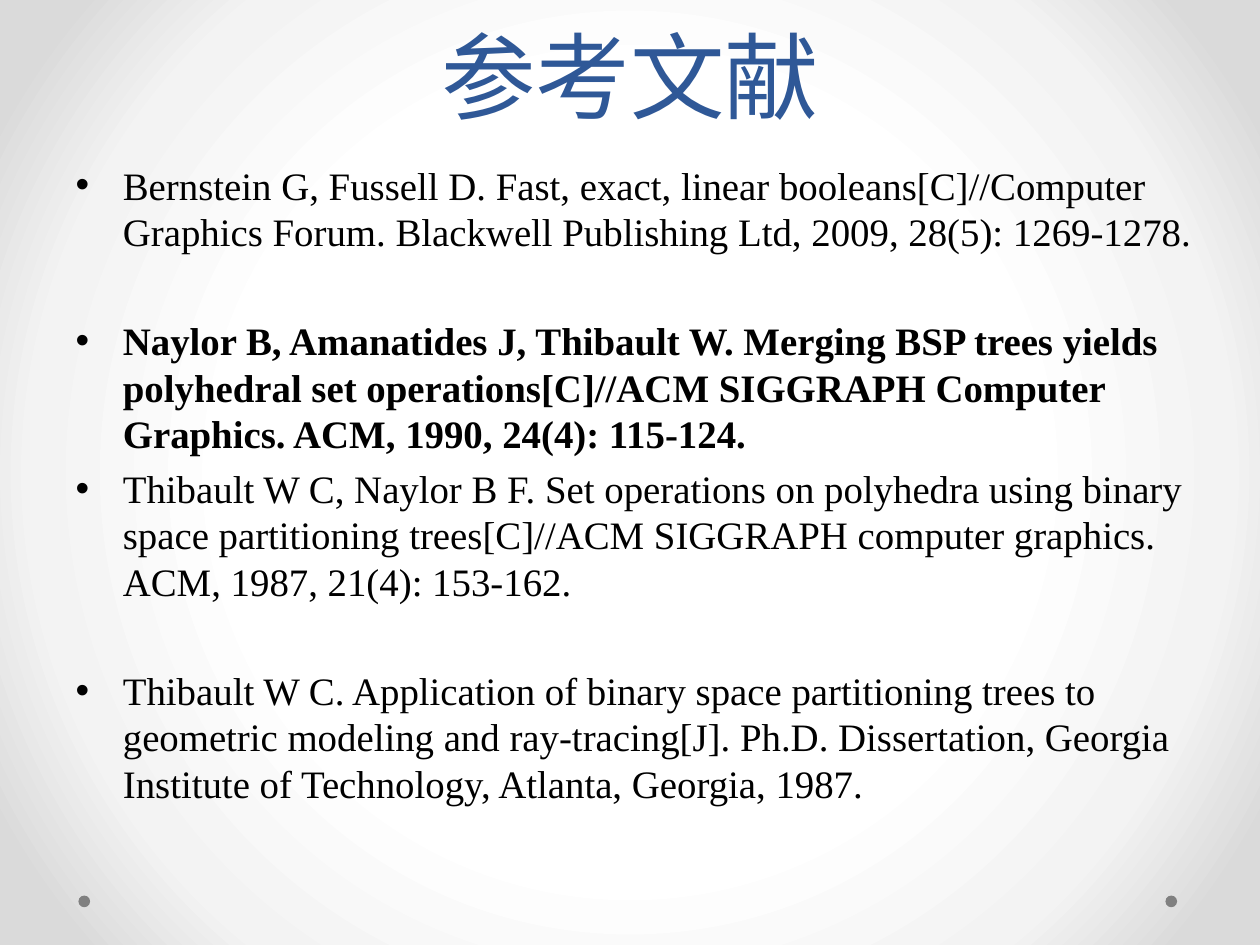
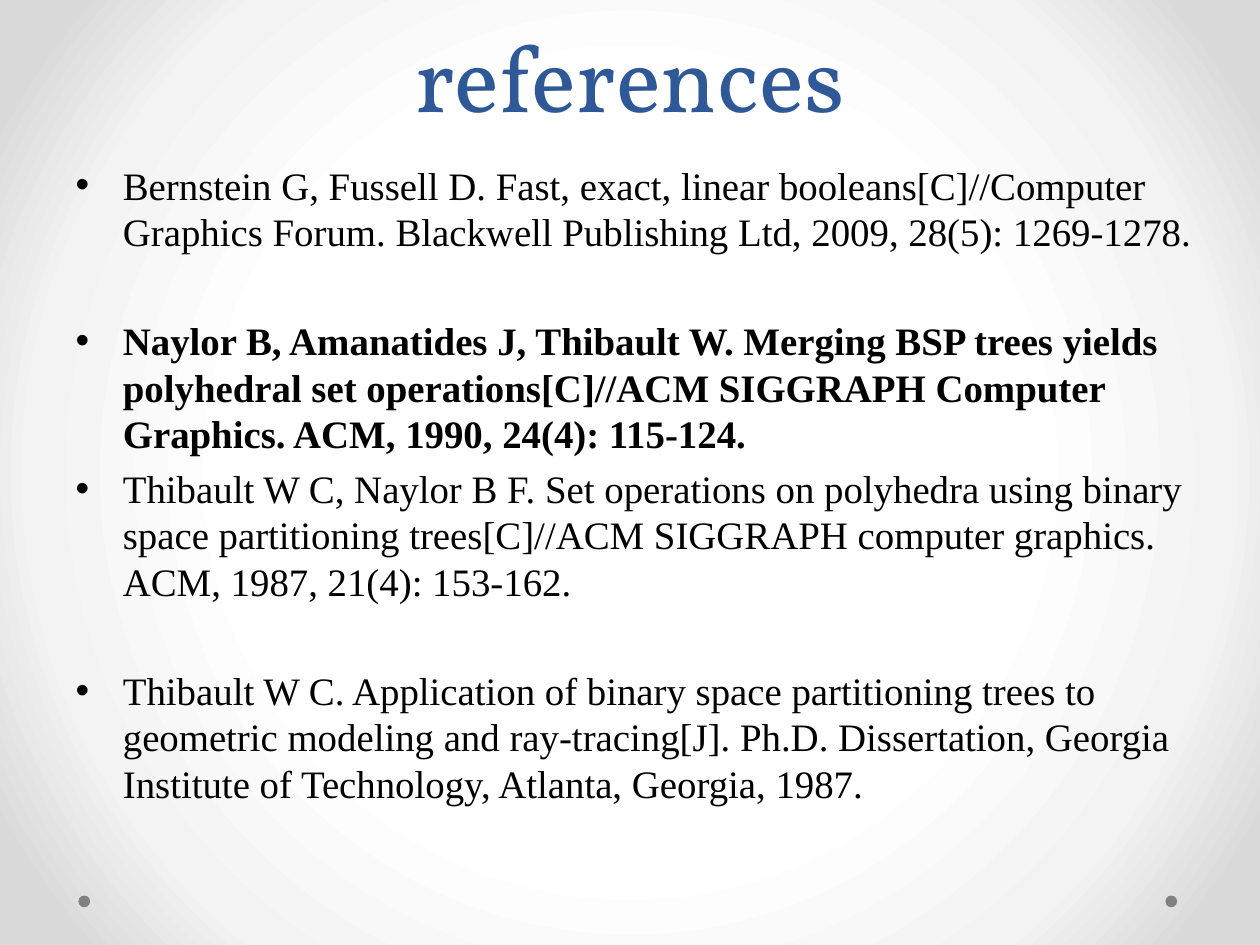
Before and after one commit to goldragoon/BspTreeBooleanOperation, a slide deck: slide 2 of report.pptx. Drawn at 1260x945 pixels with LibreOffice and Linux fonts; fonts in the diff are those of the drawing. Boxes give left, top, right and bottom in pixels: in the first picture for what was removed or moved away, otherwise in the second. Text is boxed around its words. In the diff, an @@ line names an element or a change of style, - is before the commit and + after.

```diff
--- a/report.pptx
+++ b/report.pptx
@@ title at (x1=415, y1=44, x2=845, y2=113): text changed @@
-参考文献
+references
```
Also in this commit, not shown: 7 other slides changed, 9 other files.
